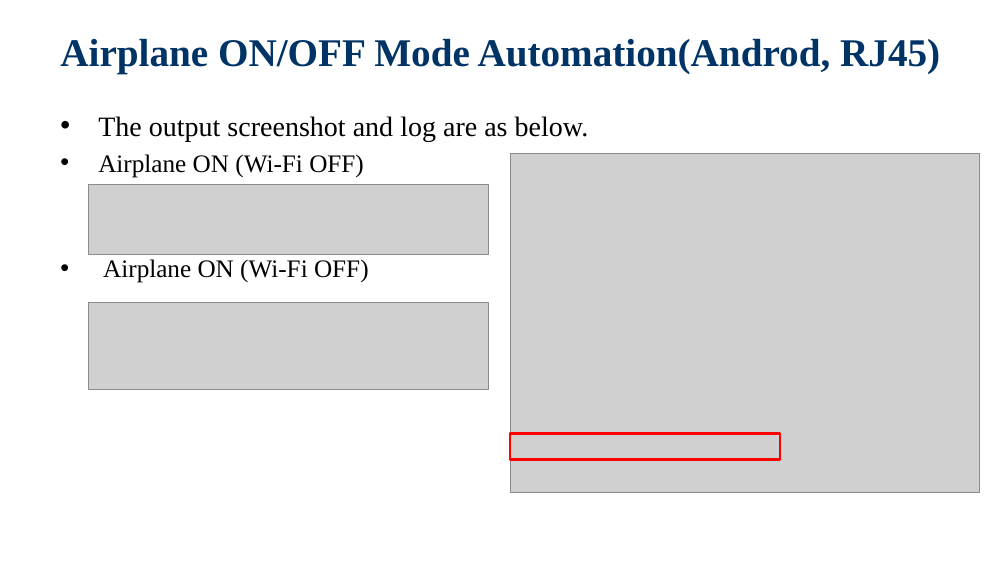
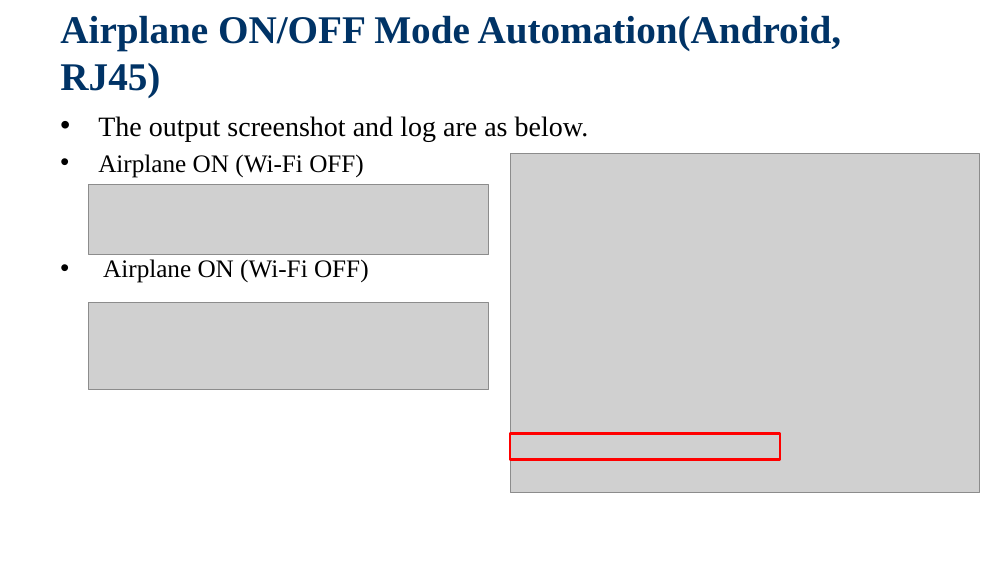
Before and after one commit to jackiejay888/automation, a slide deck: slide 13 of kpi/Automation Testing_20200303_1.pptx. Drawn at 1008x567 pixels with LibreOffice and Linux fonts; fonts in the diff are those of the drawing; grey boxes stand for pictures; background and template pictures are left out. Boxes give left, top, right and bottom in pixels: in the first picture for what was removed or moved away, otherwise in the second. Text is boxed around its words. In the diff, an @@ line names an element or a change of style, - is before the commit and + after.

```diff
--- a/kpi/Automation Testing_20200303_1.pptx
+++ b/kpi/Automation Testing_20200303_1.pptx
@@ title at bbox=[60, 15, 842, 98]: text changed @@
-Airplane ON/OFF Mode Automation(Androd, RJ45)
+Airplane ON/OFF Mode Automation(Android, RJ45)
```
Also in this commit, not shown: 4 other slides changed, 1 other file.
